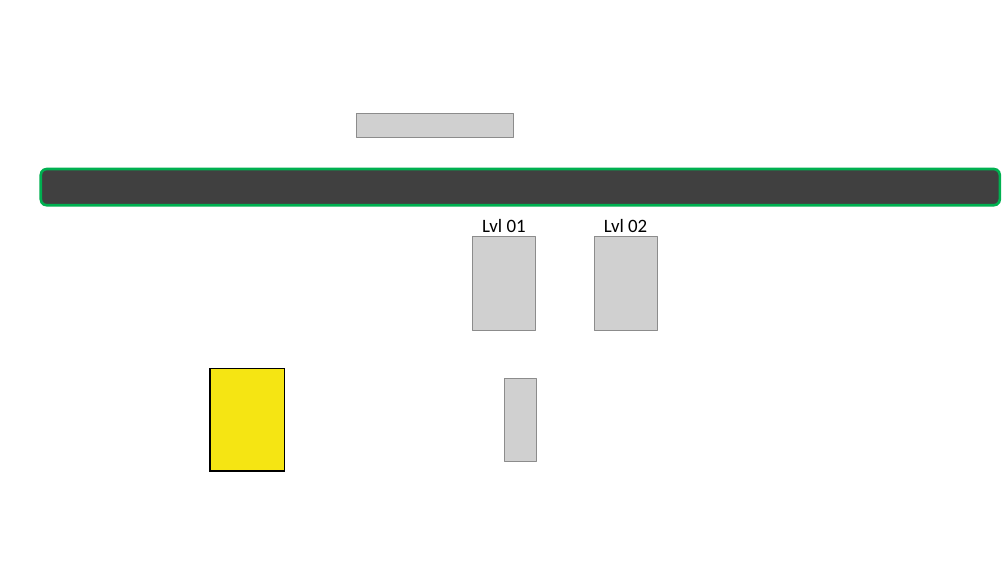
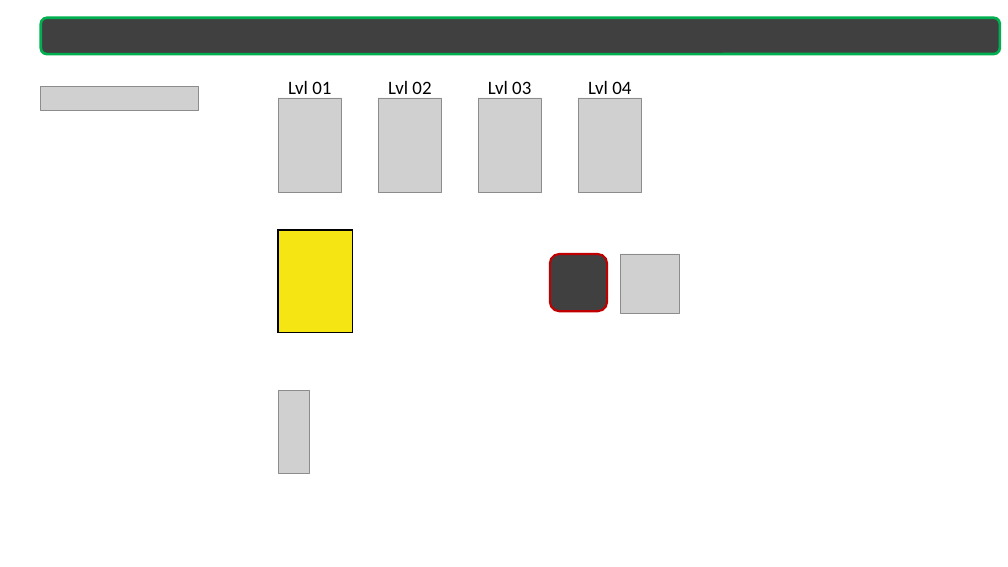
Before and after one commit to zn8ae/Java2D, a slide deck: slide 1 of resources/spriteMaker.pptx. Drawn at 1008x567 pixels with LibreOffice and Linux fonts; fonts in the diff are those of the drawing; grey boxes stand for pictures. Boxes give left, top, right and bottom in pixels: in the first picture for what was removed or moved away, otherwise in the second. Text is boxed around its words. In the diff, an @@ line names an element or a change of style, - is before the commit and + after.

```diff
--- a/resources/spriteMaker.pptx
+++ b/resources/spriteMaker.pptx
@@ rounded rectangle: place and size @@
-rounded rectangle at bbox=[41, 169, 1000, 206]
+rounded rectangle at bbox=[41, 18, 1000, 54]
@@ picture: place and size @@
-picture at bbox=[356, 113, 513, 137]
+picture at bbox=[41, 87, 198, 110]
@@ text "Lvl 01": place and size @@
-text "Lvl 01" at bbox=[482, 219, 526, 238]
+text "Lvl 01" at bbox=[288, 81, 331, 99]
@@ text "Lvl 02": place and size @@
-text "Lvl 02" at bbox=[604, 219, 647, 238]
+text "Lvl 02" at bbox=[388, 81, 431, 99]
@@ text added at bbox=[488, 81, 531, 99], 18 pt, text #000000 @@
+Lvl 03
@@ text added at bbox=[588, 81, 631, 99], 18 pt, text #000000 @@
+Lvl 04
@@ picture: place and size @@
-picture at bbox=[473, 236, 535, 330]
+picture at bbox=[278, 98, 341, 193]
@@ picture: place and size @@
-picture at bbox=[594, 236, 657, 330]
+picture at bbox=[379, 98, 442, 193]
@@ picture added at bbox=[479, 98, 541, 193] @@
@@ picture added at bbox=[578, 98, 641, 193] @@
@@ rectangle: place and size @@
-rectangle at bbox=[210, 368, 285, 471]
+rectangle at bbox=[278, 230, 353, 333]
@@ rounded rectangle added at bbox=[550, 254, 607, 312], fill #404040, outline #C00000 2 pt @@
@@ picture added at bbox=[621, 254, 680, 313] @@
@@ picture: place and size @@
-picture at bbox=[504, 379, 536, 461]
+picture at bbox=[278, 390, 310, 473]
```
Also in this commit, not shown: 9 other files.
